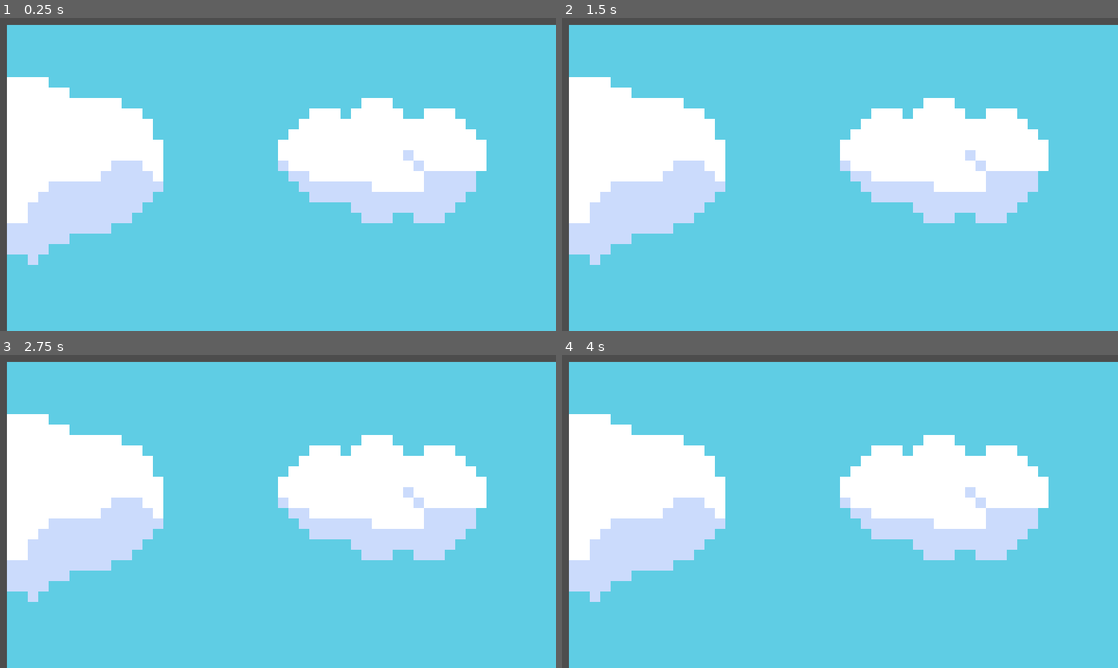
Above: before the commit, frames 1-4 (two rows, left to right).
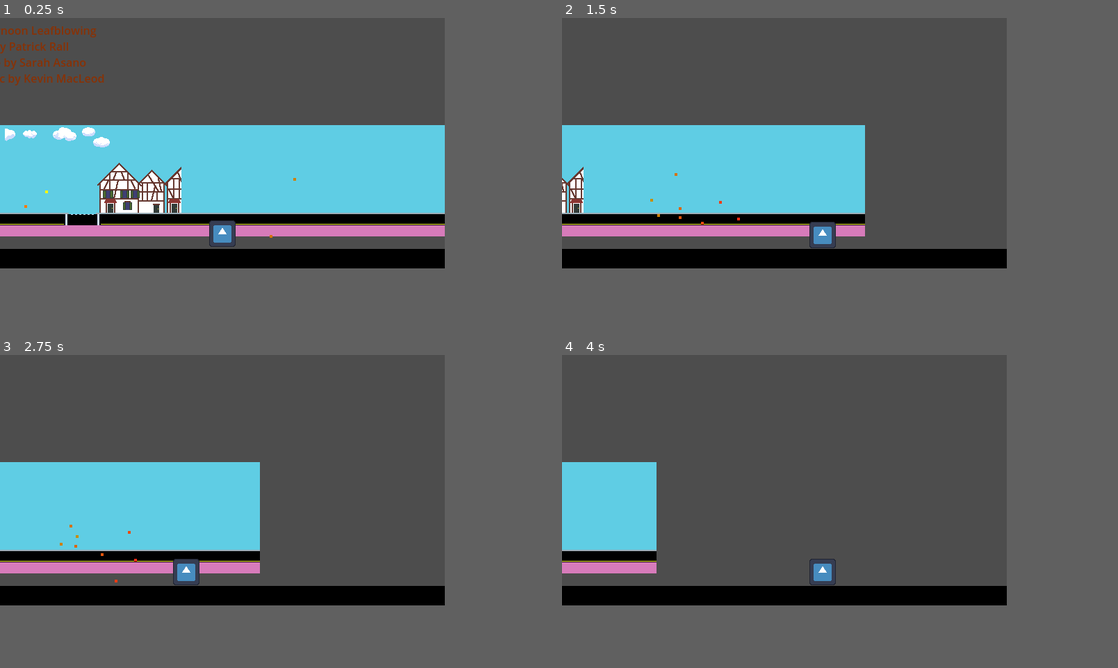
Above: after the commit, the same moments.

Repository: firelighted/cozyjam2025
Game: Godot game, scene res://src/scenes_scripts/main.tscn
Same seed, same stepped clock (60 frames per second), same inputs: the game is played once before the commit and once after it. The engine's default icon, where the game draws it, is replaced by a stand-in: a white triangle on a blue panel in a dark square.
Inputs:
- Up to frame 1 (0.25 s): no input
- Up to frame 2 (1.5 s): tap Enter (ui_accept) at 0.5, 0.77 s; hold Right (ui_right) from 0.53 s (still down)
- Up to frame 3 (2.75 s): tap Enter (ui_accept) at 1.52 s; release Right (ui_right) at 2.03 s; hold Left (ui_left) from 2.03 s (still down)
- Up to frame 4 (4 s): release Left (ui_left) at 2.78 s; hold Right (ui_right) from 2.78 s (still down); tap Enter (ui_accept) at 3.02, 3.77 s
In our replay, the window is 800x450 before the commit and 640x360 after it. These sizes can differ from the game's own. Grey fills any space a smaller window leaves; there, only what the larger window draws over its background counts as a difference.

The runs differ from the first frame. In frame 1, 57% of the frame differs, in the area x 0-100%, y 0-100%; in frame 2, 57%; in frame 3, 59%; in frame 4, 64%.

Commit message:
longer track to walk on. camera move as sidescoller

Diff:
--- a/project.godot
+++ b/project.godot
@@ -19,7 +19,7 @@
 
 window/size/viewport_width=640
 window/size/viewport_height=360
-window/stretch/scale=4.0
+window/size/resizable=false
 
 [rendering]
 
--- a/src/scenes_scripts/main.tscn
+++ b/src/scenes_scripts/main.tscn
@@ -1,12 +1,10 @@
-[gd_scene load_steps=11 format=3 uid="uid://c4hph8pvvd547"]
+[gd_scene load_steps=12 format=3 uid="uid://c4hph8pvvd547"]
 
 [ext_resource type="Script" uid="uid://cl1n471ie3nkm" path="res://src/scenes_scripts/player2d.gd" id="1_cydo6"]
-[ext_resource type="Texture2D" uid="uid://dycgv84sr422u" path="res://src/img/cozyjam_1.png" id="1_icmaw"]
 [ext_resource type="Texture2D" uid="uid://f3l7j646b26n" path="res://icon.svg" id="1_jgk43"]
+[ext_resource type="Texture2D" uid="uid://kekbajck4uv2" path="res://assets/spritesheet.png" id="1_rvmg3"]
 [ext_resource type="AudioStream" uid="uid://bsv4dd20fd7k" path="res://src/audio/Adding the Sun.mp3" id="3_ne0no"]
-
-[sub_resource type="RectangleShape2D" id="RectangleShape2D_ne0no"]
-size = Vector2(645, 27)
+[ext_resource type="Texture2D" uid="uid://d2p5dv66hjjt2" path="res://assets/tree1.tres" id="5_agtjx"]
 
 [sub_resource type="CapsuleShape2D" id="CapsuleShape2D_cydo6"]
 radius = 18.0
@@ -15,28 +13,26 @@
 [sub_resource type="Gradient" id="Gradient_cydo6"]
 colors = PackedColorArray(0.78259, 0.55398, 3.85046e-07, 1, 1, 0.12549, 0.0980392, 1)
 
-[sub_resource type="Gradient" id="Gradient_ne0no"]
-offsets = PackedFloat32Array(0, 0.886667, 1)
-colors = PackedColorArray(1, 0, 0, 1, 1, 1, 0, 1, 0, 1, 0, 1)
-
 [sub_resource type="Gradient" id="Gradient_icmaw"]
 colors = PackedColorArray(0, 0, 0, 1, 0, 0, 0, 1)
 
 [sub_resource type="GradientTexture2D" id="GradientTexture2D_rvmg3"]
 gradient = SubResource("Gradient_icmaw")
 
+[sub_resource type="RectangleShape2D" id="RectangleShape2D_ne0no"]
+size = Vector2(698, 35)
+
+[sub_resource type="Gradient" id="Gradient_ne0no"]
+offsets = PackedFloat32Array(0, 0.886667, 1)
+colors = PackedColorArray(1, 0, 0, 1, 1, 1, 0, 1, 0, 1, 0, 1)
+
 [node name="Main" type="Node"]
 
-[node name="StaticBody2D" type="StaticBody2D" parent="."]
+[node name="Background" type="Node2D" parent="."]
 position = Vector2(317.5, 353.5)
 
-[node name="CollisionShape2D" type="CollisionShape2D" parent="StaticBody2D"]
-shape = SubResource("RectangleShape2D_ne0no")
-
-[node name="Sprite2D" type="Sprite2D" parent="StaticBody2D"]
-position = Vector2(-76.5, -172.5)
-scale = Vector2(3, 3)
-texture = ExtResource("1_icmaw")
+[node name="Sprite2D" type="Sprite2D" parent="Background"]
+texture = ExtResource("1_rvmg3")
 
 [node name="CharacterBody2D" type="CharacterBody2D" parent="."]
 position = Vector2(372, 277)
@@ -48,6 +44,10 @@
 [node name="CharSprite" type="Sprite2D" parent="CharacterBody2D"]
 scale = Vector2(0.3, 0.3)
 texture = ExtResource("1_jgk43")
+
+[node name="Camera2D" type="Camera2D" parent="CharacterBody2D"]
+limit_bottom = 360
+position_smoothing_enabled = true
 
 [node name="LeafblowParticles" type="CPUParticles2D" parent="."]
 position = Vector2(440, 261)
@@ -62,8 +62,47 @@
 scale_amount_max = 4.0
 color_ramp = SubResource("Gradient_cydo6")
 
-[node name="FallParticles" type="CPUParticles2D" parent="."]
-position = Vector2(153, 261)
+[node name="AudioStreamPlayer2D" type="AudioStreamPlayer2D" parent="."]
+stream = ExtResource("3_ne0no")
+autoplay = true
+
+[node name="UI" type="Control" parent="."]
+layout_mode = 3
+anchors_preset = 0
+offset_right = 40.0
+offset_bottom = 40.0
+
+[node name="RichTextLabel" type="RichTextLabel" parent="UI"]
+modulate = Color(0.536804, 0.191555, 0.017827, 1)
+layout_mode = 0
+offset_left = 14.0
+offset_top = 6.0
+offset_right = 479.0
+offset_bottom = 169.0
+text = "Afternoon Leafblowing
+Art by Patrick Rall
+Code by Sarah Asano
+Music by Kevin MacLeod"
+
+[node name="GroundStaticBody2D" type="StaticBody2D" parent="."]
+scale = Vector2(6, 1)
+
+[node name="RoadSprite" type="Sprite2D" parent="GroundStaticBody2D"]
+position = Vector2(319.5, 364.25)
+scale = Vector2(10, 1)
+texture = SubResource("GradientTexture2D_rvmg3")
+
+[node name="GroundCollisionShape2D" type="CollisionShape2D" parent="GroundStaticBody2D"]
+position = Vector2(344, 357.5)
+scale = Vector2(5, 1)
+shape = SubResource("RectangleShape2D_ne0no")
+
+[node name="Tree" type="Sprite2D" parent="."]
+position = Vector2(132, 252)
+texture = ExtResource("5_agtjx")
+
+[node name="FallParticles" type="CPUParticles2D" parent="Tree"]
+position = Vector2(-2, -6)
 emission_shape = 3
 emission_rect_extents = Vector2(50, 1)
 gravity = Vector2(0, 500)
@@ -73,11 +112,3 @@
 scale_amount_min = 4.0
 scale_amount_max = 4.0
 color_initial_ramp = SubResource("Gradient_ne0no")
-
-[node name="AudioStreamPlayer2D" type="AudioStreamPlayer2D" parent="."]
-stream = ExtResource("3_ne0no")
-
-[node name="Sprite2D2" type="Sprite2D" parent="."]
-position = Vector2(319.5, 353.5)
-scale = Vector2(10.1406, 1)
-texture = SubResource("GradientTexture2D_rvmg3")
